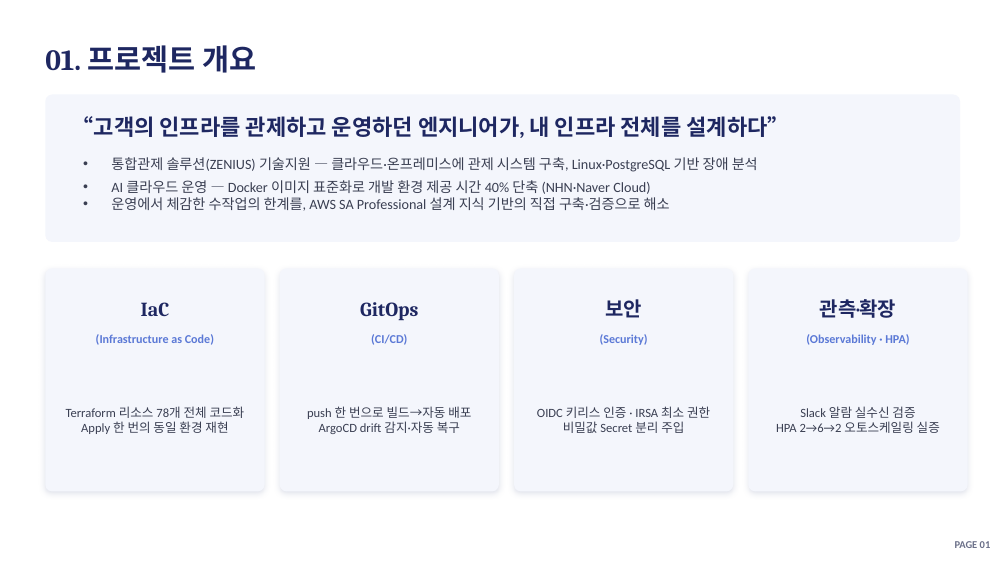
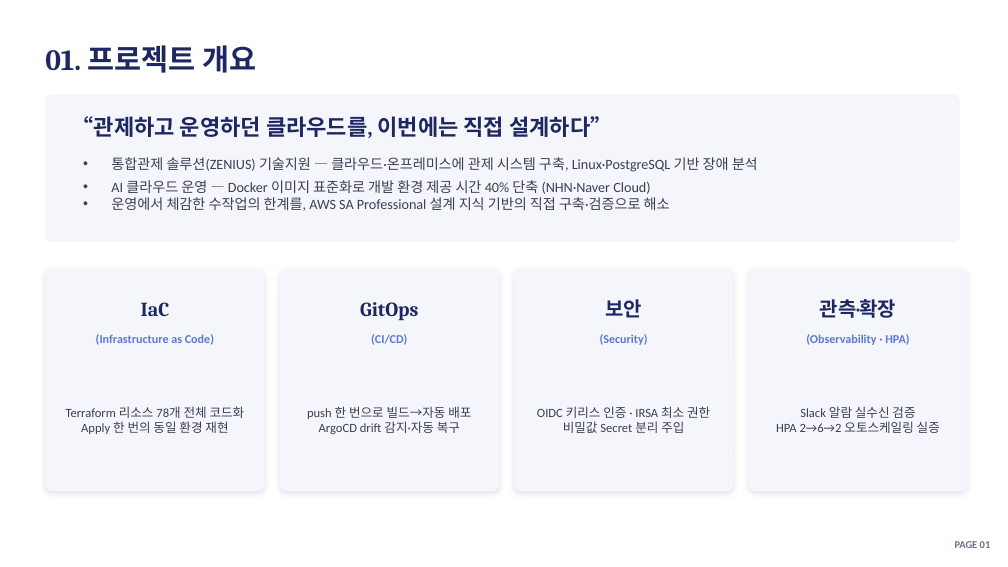
Before and after one commit to soc05272/eks-gitops-portfolio, a slide deck: slide 3 of docs/presentation.pptx. Drawn at 1008x567 pixels with LibreOffice and Linux fonts; fonts in the diff are those of the drawing. Boxes give left, top, right and bottom in pixels: in the first picture for what was removed or moved away, otherwise in the second. Text is boxed around its words. In the diff, an @@ line names an element or a change of style, - is before the commit and + after.

```diff
--- a/docs/presentation.pptx
+++ b/docs/presentation.pptx
@@ text at (72, 116, 612, 138): text changed @@
-“고객의 인프라를 관제하고 운영하던 엔지니어가, 내 인프라 전체를 설계하다”
+“관제하고 운영하던 클라우드를, 이번에는 직접 설계하다”
```
